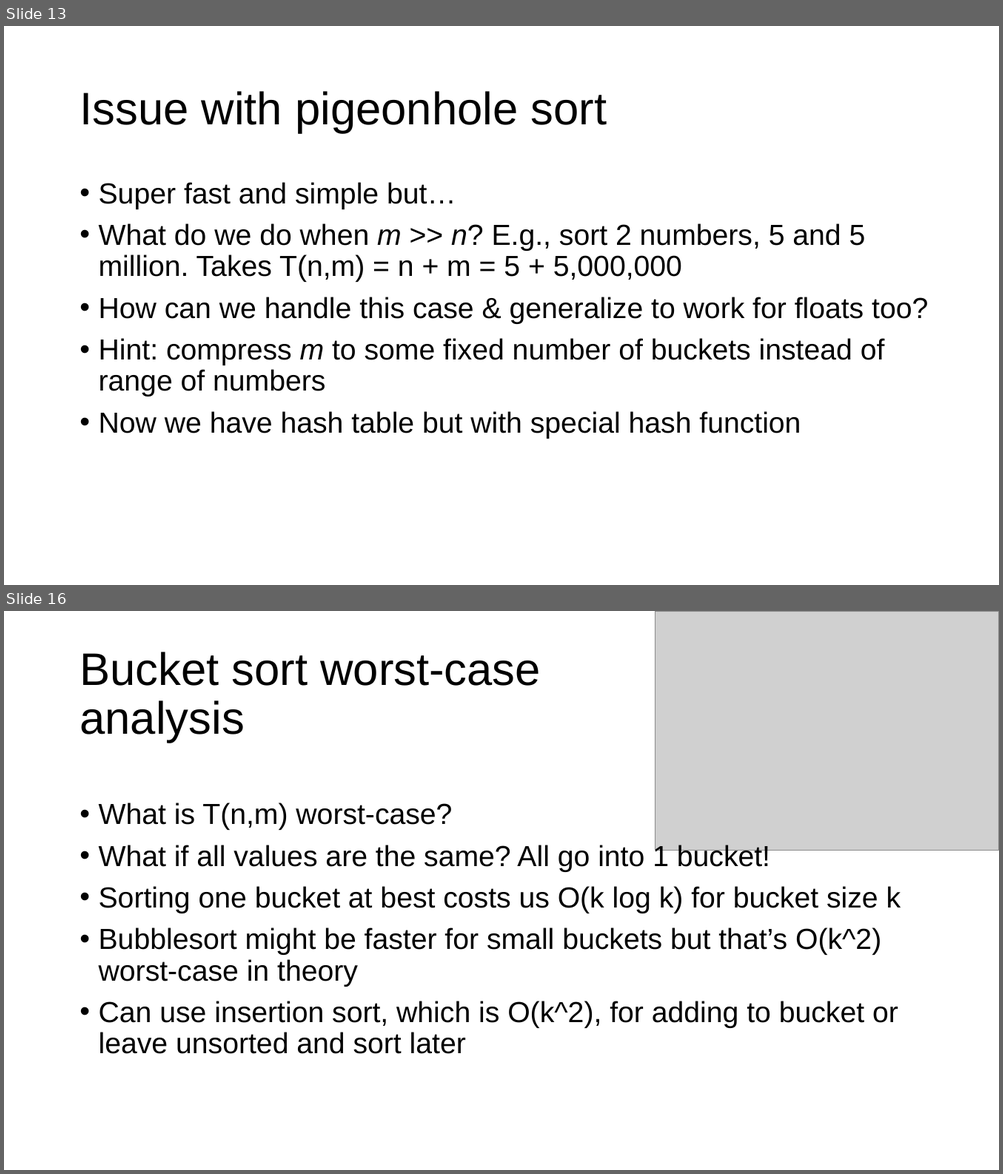
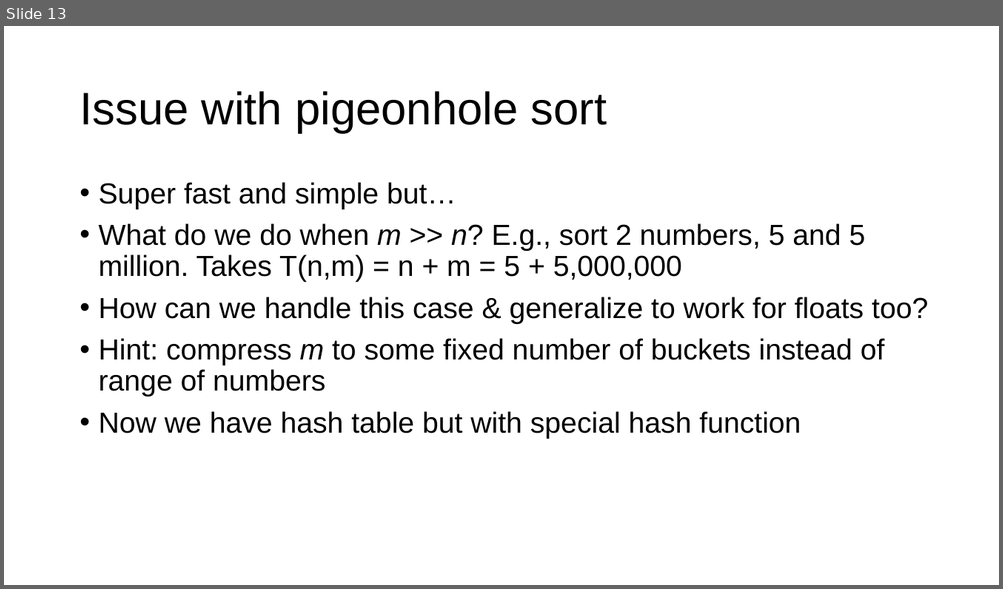
Before and after one commit to USFCA-MSDS/msds689, a slide deck: notes/sorting.pptx. Shown one above the other, each under a label of ours: slides 13 and 16 before the commit, slide 13 after it; the slides between them are not shown. The pictures are 1003x1174 and 1003x589 pixels, drawn with LibreOffice and Linux fonts; fonts in the diff are those of the drawing; grey boxes stand for pictures; background and template pictures are left out. Boxes give left, top, right and bottom in pixels: in the first picture for what was removed or moved away, otherwise in the second. Text is boxed around its words. In the diff, an @@ line names an element or a change of style, - is before the commit and + after.

```diff
--- a/notes/sorting.pptx
+++ b/notes/sorting.pptx
@@ slide 16 removed at bbox=[4, 611, 999, 1170], background #FFFFFF @@
@@ picture removed at bbox=[655, 611, 999, 851] @@
@@ title removed at bbox=[79, 652, 540, 743] @@
-Bucket sort worst-case
-analysis
@@ text removed at bbox=[99, 803, 901, 1054] @@
-• What is T(n,m) worst-case?
-• What if all values are the same? All go into 1 bucket!
-• Sorting one bucket at best costs us O(k log k) for bucket size k
-• Bubblesort might be faster for small buckets but that’s O(k^2) worst-case in theory
-• Can use insertion sort, which is O(k^2), for adding to bucket or leave unsorted and sort later
```
Also in this commit, not shown: 2 slides changed, 6 other slides removed, 3 other files.
